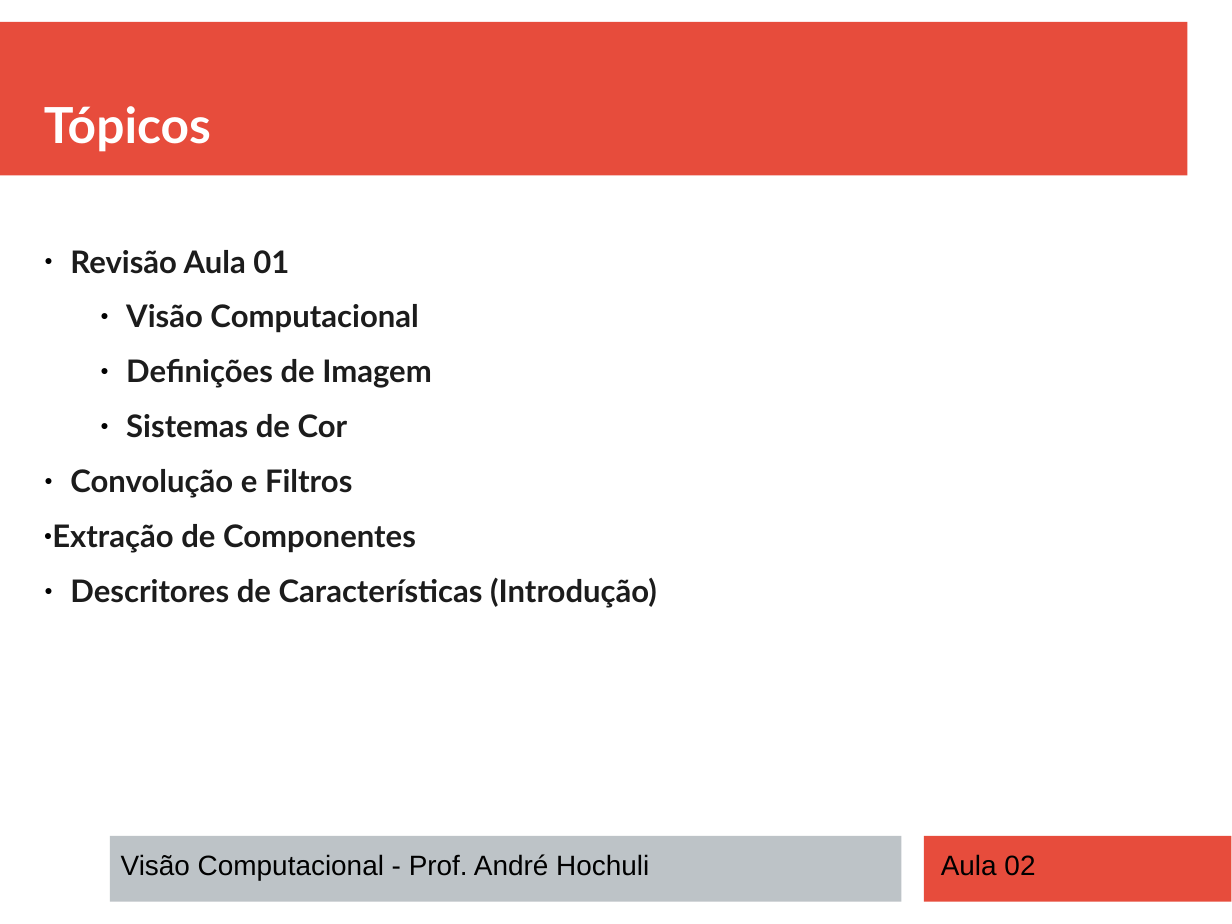
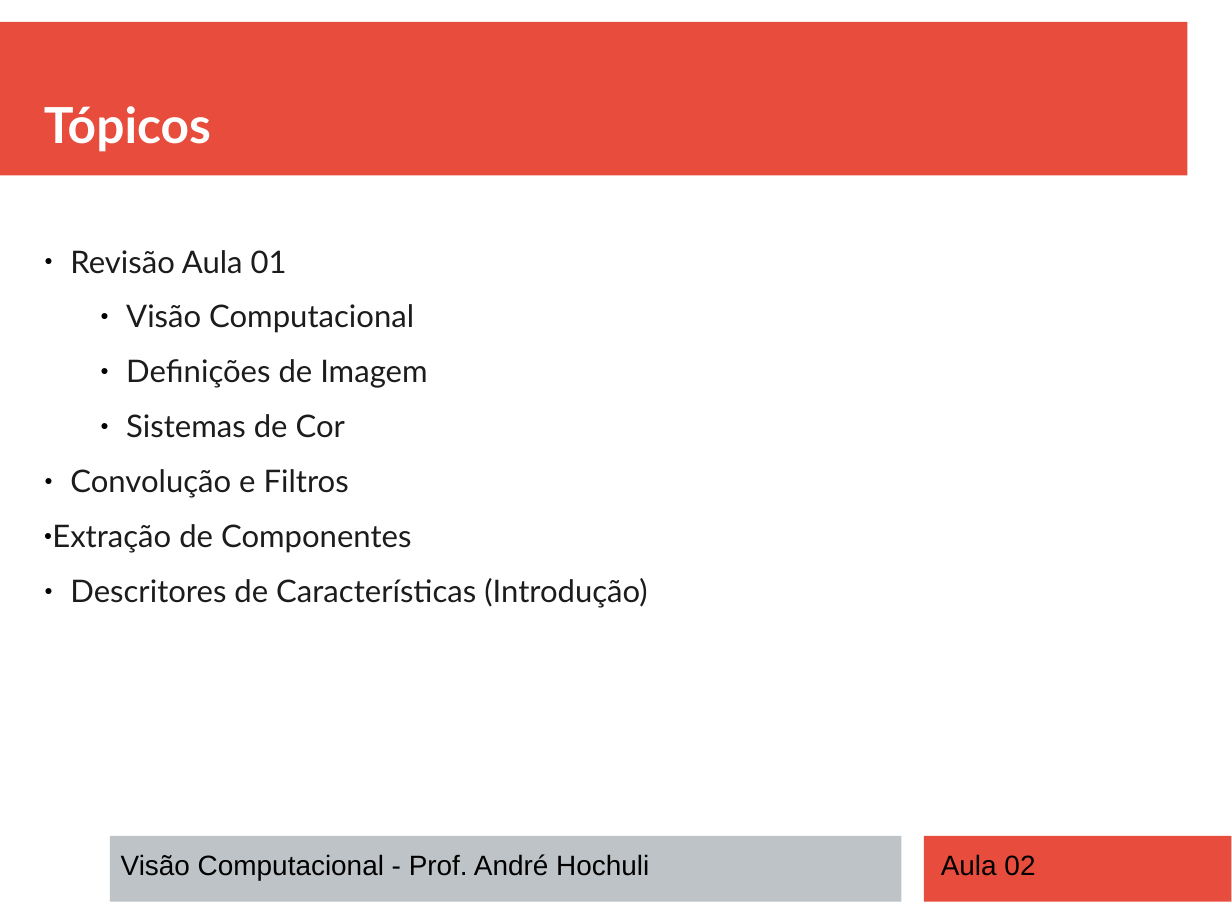
Before and after one commit to andrehochuli/teaching, a slide deck: slide 2 of Visão Computacional/Aula 02 - Filtros e Extração de Características/Aula 02 - Filtros e Extração de Características.pptx. Drawn at 1232x924 pixels with LibreOffice and Linux fonts; fonts in the diff are those of the drawing. Boxes give left, top, right and bottom in pixels: in the first picture for what was removed or moved away, otherwise in the second. Text is boxed around its words. In the diff, an @@ line names an element or a change of style, - is before the commit and + after.

```diff
--- a/Visão Computacional/Aula 02 - Filtros e Extração de Características/Aula 02 - Filtros e Extração de Características.pptx
+++ b/Visão Computacional/Aula 02 - Filtros e Extração de Características/Aula 02 - Filtros e Extração de Características.pptx
@@ text "Revisão Aula 01" at (52,250,647,608): bold off @@
```
Also in this commit, not shown: 34 slides added.
